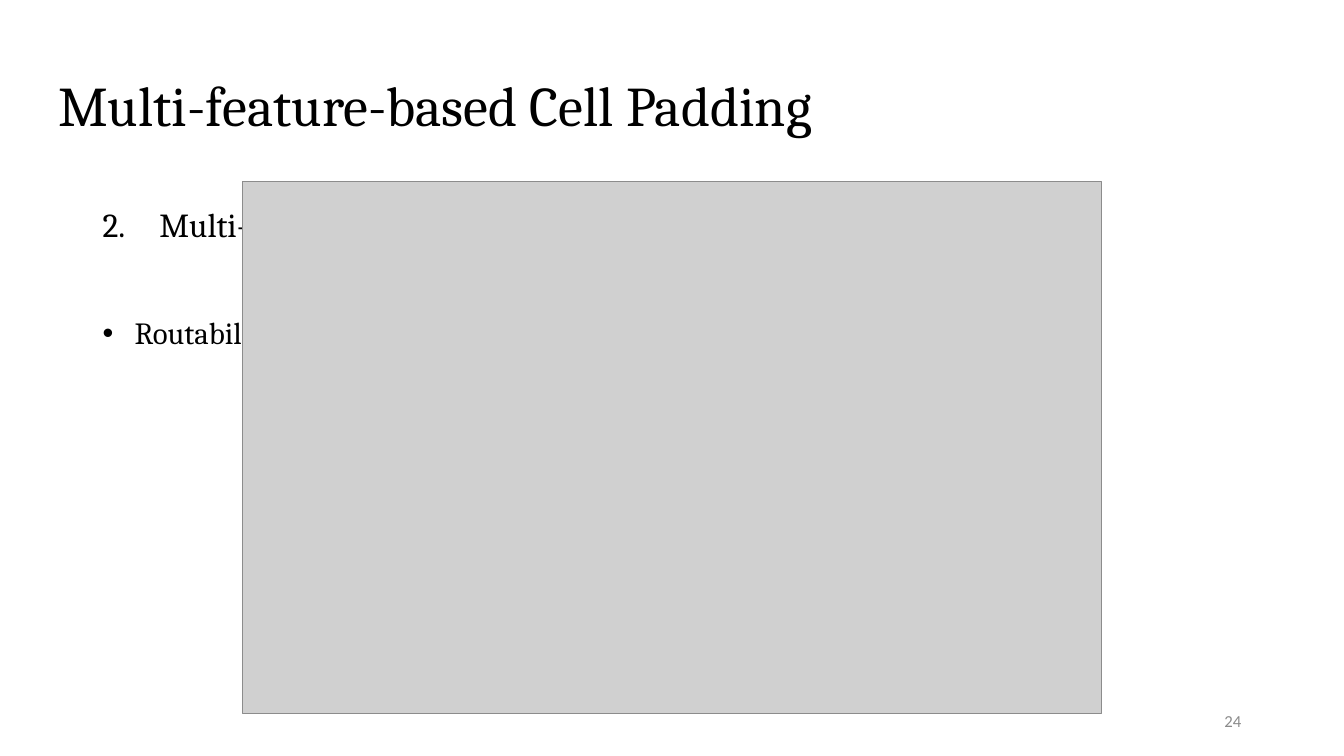
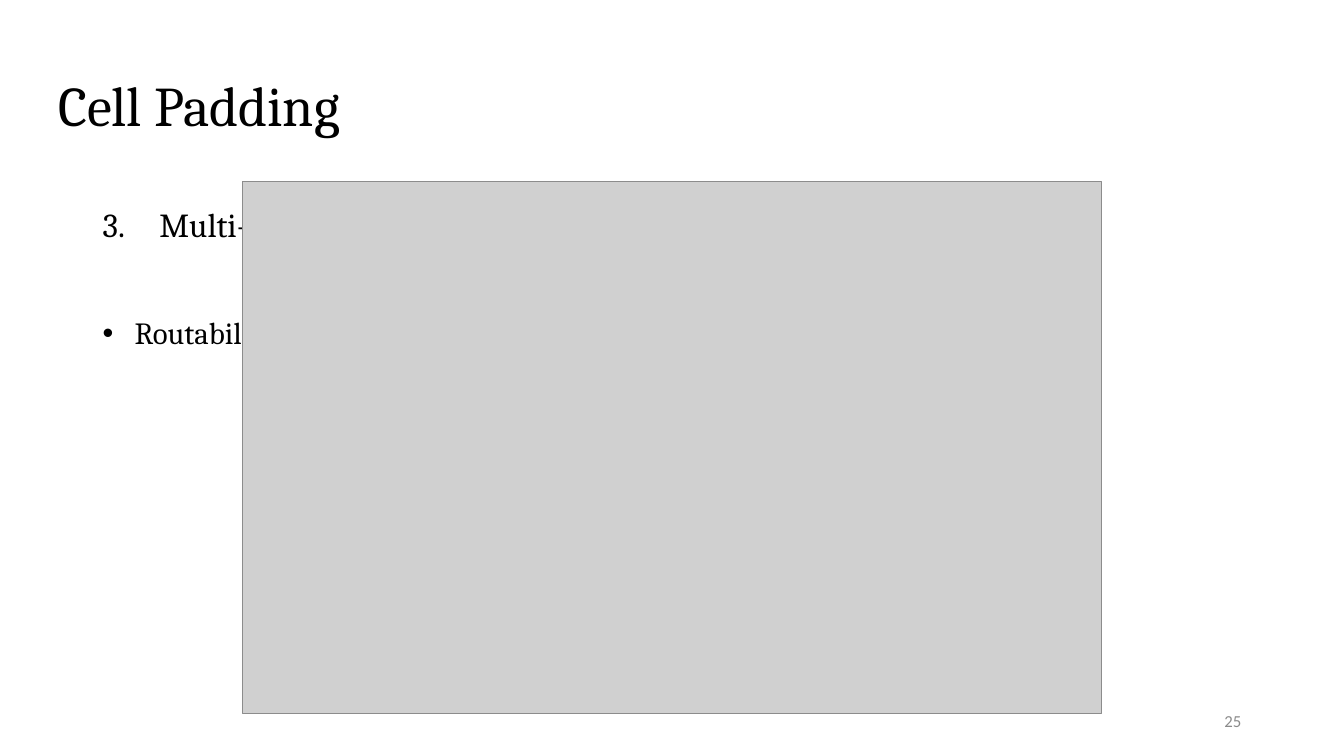
Before and after one commit to Pacific-Feng-Studuies/Studied-Papers, a slide deck: slide 26 of GM/Placement/PUFFER A Routability-Driven Placement Framework via Cell Padding/PUFFER A Routability-Driven Placement Framework via Cell Padding.pptx (slide 25 before the commit). Drawn at 1344x756 pixels with LibreOffice and Linux fonts; fonts in the diff are those of the drawing; grey boxes stand for pictures. Boxes give left, top, right and bottom in pixels: in the first picture for what was removed or moved away, otherwise in the second. Text is boxed around its words. In the diff, an @@ line names an element or a change of style, - is before the commit and + after.

```diff
--- a/GM/Placement/PUFFER A Routability-Driven Placement Framework via Cell Padding/PUFFER A Routability-Driven Placement Framework via Cell Padding.pptx
+++ b/GM/Placement/PUFFER A Routability-Driven Placement Framework via Cell Padding/PUFFER A Routability-Driven Placement Framework via Cell Padding.pptx
@@ title at (x1=58, y1=87, x2=340, y2=139): text changed @@
-Multi-feature-based Cell Padding
+Cell Padding
@@ page number at (x1=1224, y1=716, x2=1241, y2=727): text changed @@
-24
+25
```
Also in this commit, not shown: 5 other slides changed, 3 slides added, 1 other file.
